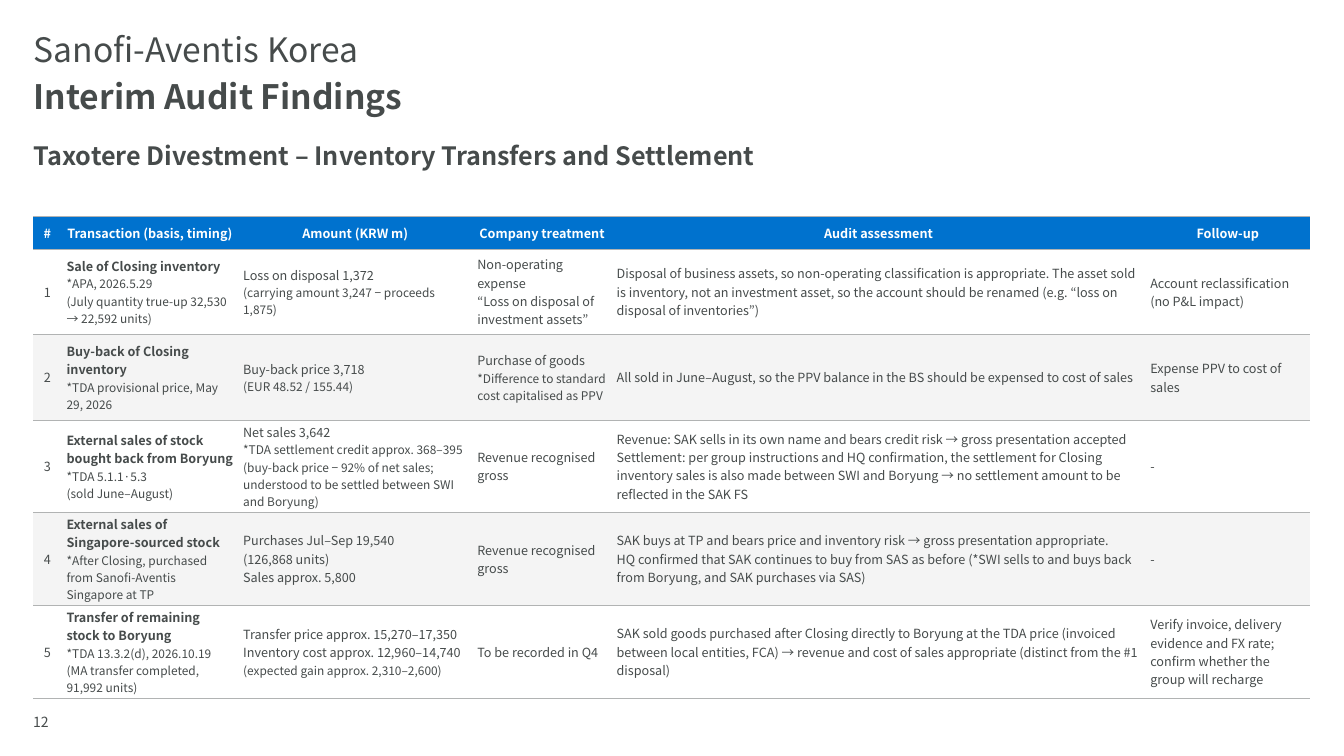
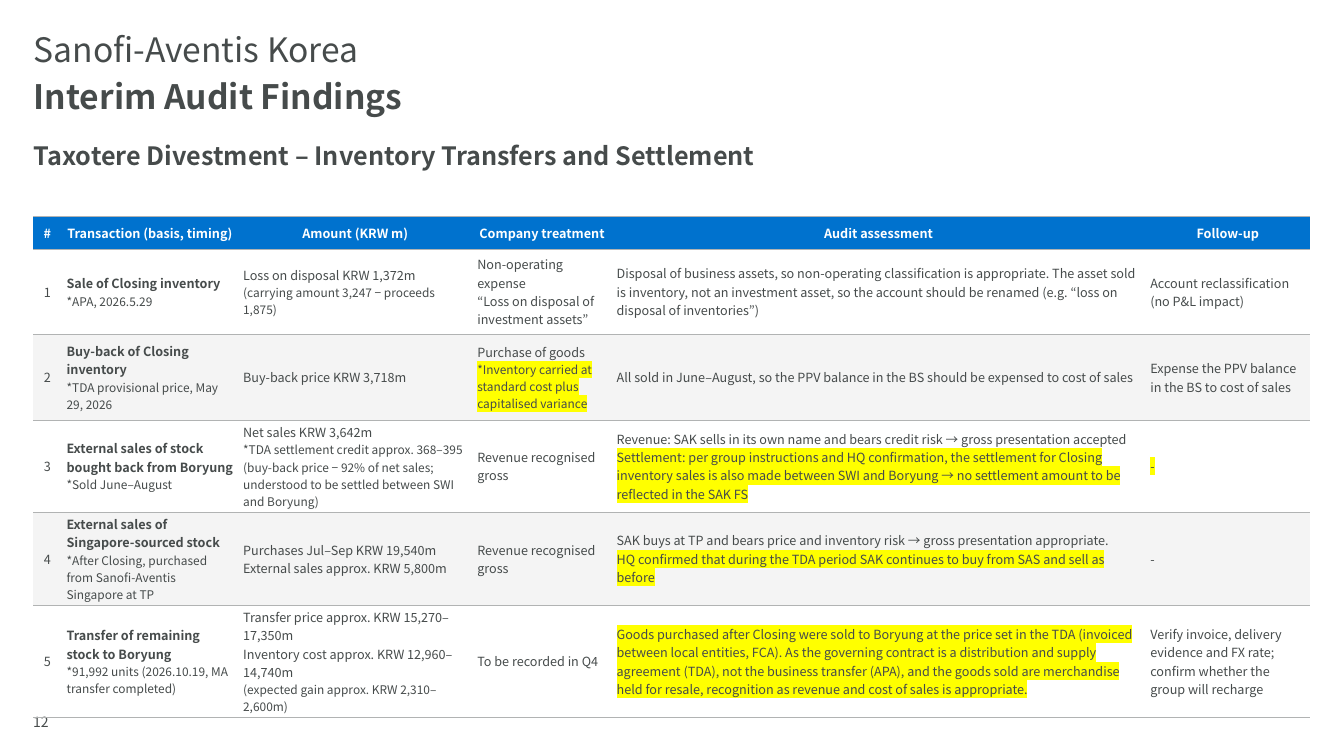
Before and after one commit to hansesle-maker/code, a slide deck: slide 12 of deliverables/SAK_FY2026_Interim_Closing_EN.pptx. Drawn at 1344x756 pixels with LibreOffice and Linux fonts; fonts in the diff are those of the drawing; background and template pictures are left out. Boxes give left, top, right and bottom in pixels: in the first picture for what was removed or moved away, otherwise in the second. Text is boxed around its words. In the diff, an @@ line names an element or a change of style, - is before the commit and + after.

```diff
--- a/deliverables/SAK_FY2026_Interim_Closing_EN.pptx
+++ b/deliverables/SAK_FY2026_Interim_Closing_EN.pptx
@@ table at (x1=33, y1=217, x2=1310, y2=717) @@
-row 2, column 2: Sale of Closing inventory / *APA, 2026.5.29 / (July quantity true-up 32,530 → 22,592 units)
+row 2, column 2: Sale of Closing inventory / *APA, 2026.5.29
-row 2, column 3: Loss on disposal 1,372 / (carrying amount 3,247 − proceeds 1,875)
+row 2, column 3: Loss on disposal KRW 1,372m / (carrying amount 3,247 − proceeds 1,875)
-row 3: 2 | Buy-back of Closing inventory / *TDA provisional price, May 29, 2026 | Buy-back price 3,718 / (EUR 48.52 / 155.44) | Purchase of goods / *Difference to standard cost capitalised as PPV | All sold in June–August, so the PPV balance in the BS should be expensed to cost of sales | Expense PPV to cost of sales
+row 3: 2 | Buy-back of Closing inventory / *TDA provisional price, May 29, 2026 | Buy-back price KRW 3,718m | Purchase of goods / *Inventory carried at standard cost plus capitalised variance | All sold in June–August, so the PPV balance in the BS should be expensed to cost of sales | Expense the PPV balance in the BS to cost of sales
-row 4, column 2: External sales of stock bought back from Boryung / *TDA 5.1.1·5.3 / (sold June–August)
+row 4, column 2: External sales of stock bought back from Boryung / *Sold June–August
-row 4, column 3: Net sales 3,642 / *TDA settlement credit approx. 368–395 / (buy-back price − 92% of net sales; understood to be settled between SWI and Boryung)
+row 4, column 3: Net sales KRW 3,642m / *TDA settlement credit approx. 368–395 / (buy-back price − 92% of net sales; understood to be settled between SWI and Boryung)
-row 5, column 3: Purchases Jul–Sep 19,540 / (126,868 units) / Sales approx. 5,800
+row 5, column 3: Purchases Jul–Sep KRW 19,540m / External sales approx. KRW 5,800m
-row 5, column 5: SAK buys at TP and bears price and inventory risk → gross presentation appropriate. / HQ confirmed that SAK continues to buy from SAS as before (*SWI sells to and buys back from Boryung, and SAK purchases via SAS)
+row 5, column 5: SAK buys at TP and bears price and inventory risk → gross presentation appropriate. / HQ confirmed that during the TDA period SAK continues to buy from SAS and sell as before
-row 6: 5 | Transfer of remaining stock to Boryung / *TDA 13.3.2(d), 2026.10.19 / (MA transfer completed, 91,992 units) | Transfer price approx. 15,270–17,350 / Inventory cost approx. 12,960–14,740 / (expected gain approx. 2,310–2,600) | To be recorded in Q4 | SAK sold goods purchased after Closing directly to Boryung at the TDA price (invoiced between local entities, FCA) → revenue and cost of sales appropriate (distinct from the #1 disposal) | Verify invoice, delivery evidence and FX rate; confirm whether the group will recharge
+row 6: 5 | Transfer of remaining stock to Boryung / *91,992 units (2026.10.19, MA transfer completed) | Transfer price approx. KRW 15,270–17,350m / Inventory cost approx. KRW 12,960–14,740m / (expected gain approx. KRW 2,310–2,600m) | To be recorded in Q4 | Goods purchased after Closing were sold to Boryung at the price set in the TDA (invoiced between local entities, FCA). As the governing contract is a distribution and supply agreement (TDA), not the business transfer (APA), and the goods sold are merchandise held for resale, recognition as revenue and cost of sales is appropriate. | Verify invoice, delivery evidence and FX rate; confirm whether the group will recharge
@@ highlight none to #FFFF00 in "Settlement: per group instructions and HQ confirmation, ...", "-" @@
```
Also in this commit, not shown: 4 other slides changed, 1 other file.
